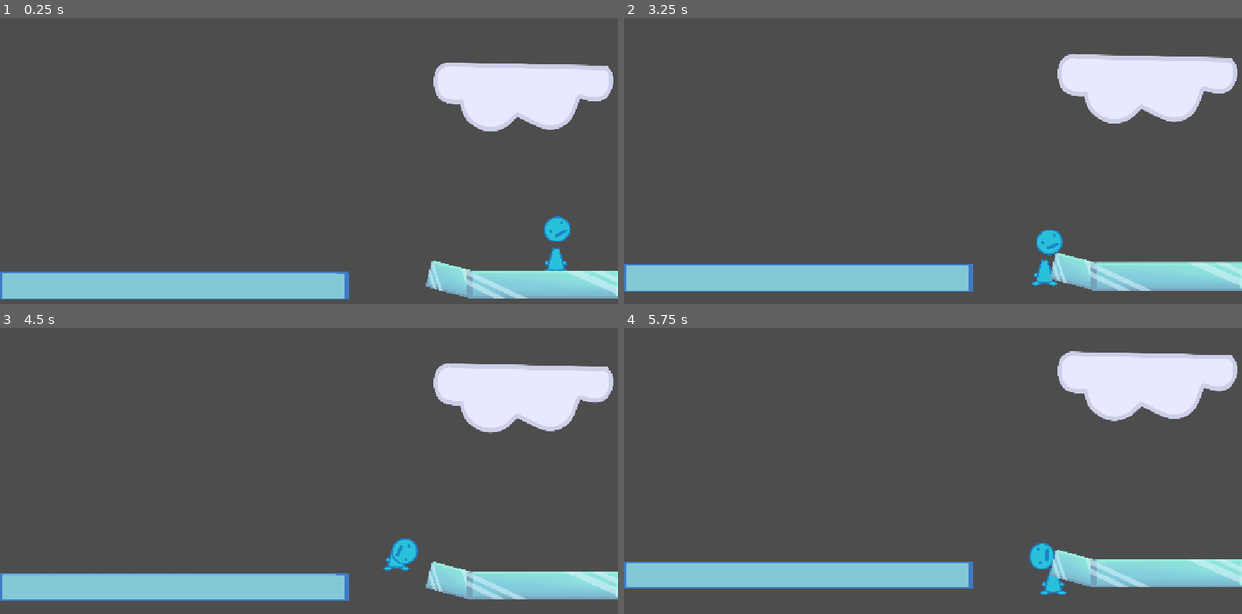
Above: before the commit, frames 1-4 (two rows, left to right).
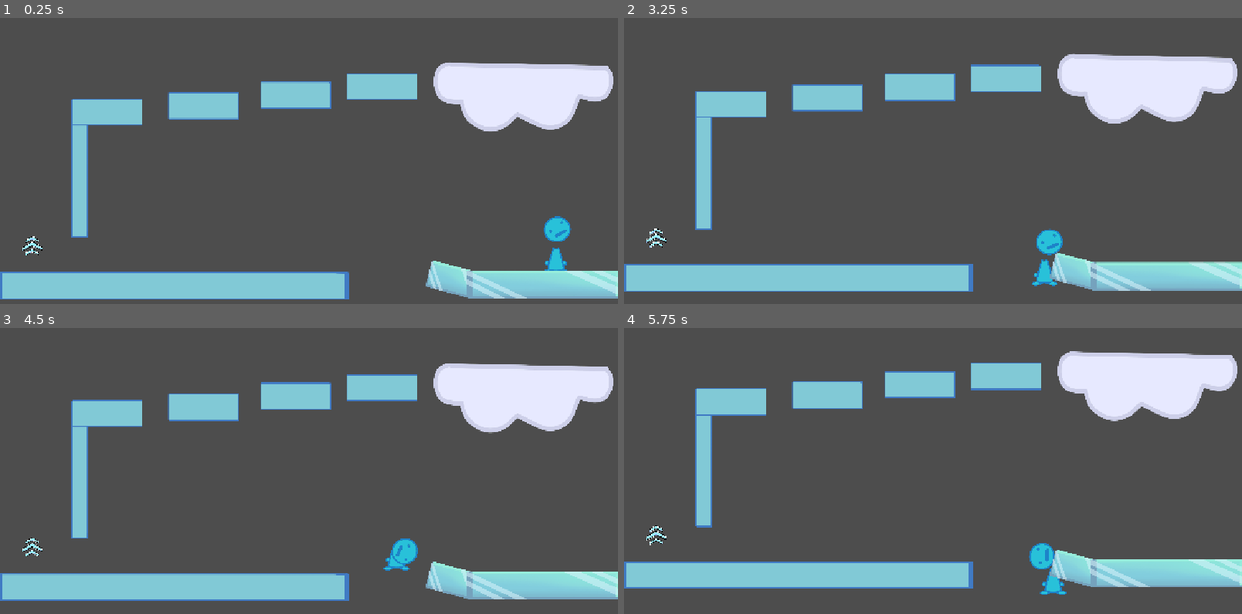
Above: after the commit, the same moments.

Repository: average4136/head-over-heels-game
Game: Godot game, scene res://Scenes/Level scenes/ice_section.tscn
Same seed, same stepped clock (60 frames per second), same inputs: the game is played once before the commit and once after it. This scene is started directly instead of the project's main scene.
Inputs:
- Up to frame 1 (0.25 s): no input
- Up to frame 2 (3.25 s): tap Enter (ui_accept) at 0.5, 1.25, 2 s; hold D (move_right) 0.53-2.03 s; tap Space (jump) at 0.6, 0.77, 1.07, 1.35, 1.52, 1.82, 2.1, 2.85, 3.02 s; hold A (move_left) 2.03-2.78 s; hold D (move_right) from 2.78 s (still down)
- Up to frame 3 (4.5 s): tap Space (jump) at 3.32, 3.6, 3.77, 4.07, 4.35 s; release D (move_right) at 4.28 s; hold A (move_left) from 4.28 s (still down)
- Up to frame 4 (5.75 s): tap Space (jump) at 4.52, 4.82, 5.1 s; release A (move_left) at 5.03 s; hold D (move_right) from 5.03 s (still down)

The runs differ from the first frame. In frame 1, 5.5% of the frame differs, in the area x 3-68%, y 19-84%; in frame 2, 5.6%; in frame 3, 5.6%; in frame 4, 5.6%, in the area x 3-68%, y 12-77%.

Commit message:
adding work on ice level from laptop

Diff:
--- a/Scenes/Level scenes/ice_section.tscn
+++ b/Scenes/Level scenes/ice_section.tscn
@@ -4,6 +4,7 @@
 [ext_resource type="PackedScene" uid="uid://bxxdsh4xifwoa" path="res://Scenes/Entities/Guy.tscn" id="2_7d2j5"]
 [ext_resource type="PackedScene" uid="uid://0djhqq0lcepc" path="res://Scenes/Objects/cloud_block.tscn" id="3_7d2j5"]
 [ext_resource type="PackedScene" uid="uid://dqyftoe55durm" path="res://Scenes/Objects/ice_block.tscn" id="4_k0s5y"]
+[ext_resource type="PackedScene" uid="uid://ysms78opj7fm" path="res://Scenes/Objects/launch_booster.tscn" id="5_oskd4"]
 
 [sub_resource type="WorldBoundaryShape2D" id="WorldBoundaryShape2D_k0s5y"]
 
@@ -44,3 +45,23 @@
 [node name="StaticBody2D2" parent="." unique_id=181318515 instance=ExtResource("4_k0s5y")]
 position = Vector2(704, 48.000004)
 scale = Vector2(11.240002, 5.12)
+
+[node name="Launch booster" parent="." unique_id=1384817862 instance=ExtResource("5_oskd4")]
+position = Vector2(-1032.0001, -96)
+
+[node name="Blue_block2" parent="." unique_id=1246383732 instance=ExtResource("1_i0ptw")]
+position = Vector2(-856, -384)
+rotation = 1.5707964
+scale = Vector2(1.9600003, 0.6)
+
+[node name="Blue_block3" parent="." unique_id=351789983 instance=ExtResource("1_i0ptw")]
+position = Vector2(-752, -592)
+
+[node name="Blue_block4" parent="." unique_id=23454002 instance=ExtResource("1_i0ptw")]
+position = Vector2(-392, -616)
+
+[node name="Blue_block5" parent="." unique_id=223574707 instance=ExtResource("1_i0ptw")]
+position = Vector2(-48, -656)
+
+[node name="Blue_block6" parent="." unique_id=1384170651 instance=ExtResource("1_i0ptw")]
+position = Vector2(272, -688)
--- a/Scenes/Objects/launch_booster.tscn
+++ b/Scenes/Objects/launch_booster.tscn
@@ -1,15 +1,23 @@
 [gd_scene format=3 uid="uid://ysms78opj7fm"]
 
-[ext_resource type="Script" uid="uid://dex3835o6f6x0" path="res://Scenes/Objects/launch_pad.gd" id="1_dfcjj"]
+[ext_resource type="Script" uid="uid://dex3835o6f6x0" path="res://Scripts/launch_pad.gd" id="1_dfcjj"]
+[ext_resource type="Texture2D" uid="uid://cm210lvxy15sp" path="res://Assets/Boost Sprites/jumppad-basic.png" id="2_1j5go"]
 
 [sub_resource type="CapsuleShape2D" id="CapsuleShape2D_fa70v"]
 radius = 8.0
 height = 32.0
 
 [node name="Launch booster" type="Node2D" unique_id=1384817862]
+scale = Vector2(5, 5)
 
 [node name="Area2D" type="Area2D" parent="." unique_id=80789037]
 script = ExtResource("1_dfcjj")
+launch_force = 5000.0
 
 [node name="CollisionShape2D" type="CollisionShape2D" parent="Area2D" unique_id=1212694998]
 shape = SubResource("CapsuleShape2D_fa70v")
+
+[node name="Sprite2D" type="Sprite2D" parent="Area2D/CollisionShape2D" unique_id=1940680656]
+position = Vector2(0, 1.9073486e-06)
+scale = Vector2(0.017730502, 0.017730497)
+texture = ExtResource("2_1j5go")
--- a/Scenes/Objects/launch_pad.gd
+++ /dev/null
@@ -1,11 +0,0 @@
-extends Area2D
-
-
-# Called when the node enters the scene tree for the first time.
-func _ready() -> void:
-	pass # Replace with function body.
-
-
-# Called every frame. 'delta' is the elapsed time since the previous frame.
-func _process(delta: float) -> void:
-	pass
--- a/Scenes/playtest_level.tscn
+++ b/Scenes/playtest_level.tscn
@@ -5,6 +5,7 @@
 [ext_resource type="PackedScene" uid="uid://bqg68mukgpldk" path="res://Scenes/Objects/stone_platform.tscn" id="3_h3lg6"]
 [ext_resource type="PackedScene" uid="uid://0djhqq0lcepc" path="res://Scenes/Objects/cloud_block.tscn" id="5_fhco1"]
 [ext_resource type="PackedScene" uid="uid://dqyftoe55durm" path="res://Scenes/Objects/ice_block.tscn" id="5_kptn1"]
+[ext_resource type="PackedScene" uid="uid://ysms78opj7fm" path="res://Scenes/Objects/launch_booster.tscn" id="6_fhco1"]
 
 [sub_resource type="WorldBoundaryShape2D" id="WorldBoundaryShape2D_fa70v"]
 
@@ -122,3 +123,6 @@
 
 [node name="StaticBody2D5" parent="." unique_id=1268497885 instance=ExtResource("5_kptn1")]
 position = Vector2(-199.99998, -464)
+
+[node name="Launch booster" parent="." unique_id=1384817862 instance=ExtResource("6_fhco1")]
+position = Vector2(544.00006, -592.00006)
--- /dev/null
+++ b/Scripts/launch_pad.gd
@@ -0,0 +1,14 @@
+extends Area2D
+
+@export var launch_force: float = 1500.0
+
+
+func _ready() -> void:
+	body_entered.connect(_on_body_entered)
+
+
+func _on_body_entered(body: Node2D) -> void:
+	if body.name == "Body":
+		body.apply_central_impulse(
+			Vector2(0.0, -launch_force)
+		)
Not shown, added: Assets/Boost Sprites/jumppad-basic.png.import
Renamed: Scenes/Objects/launch_pad.gd.uid -> Scripts/launch_pad.gd.uid
